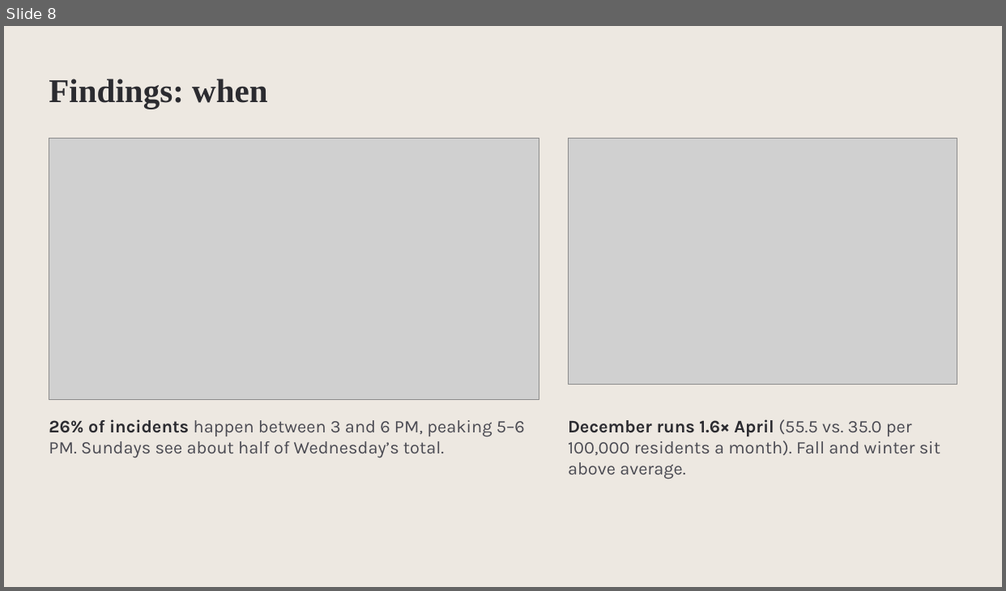
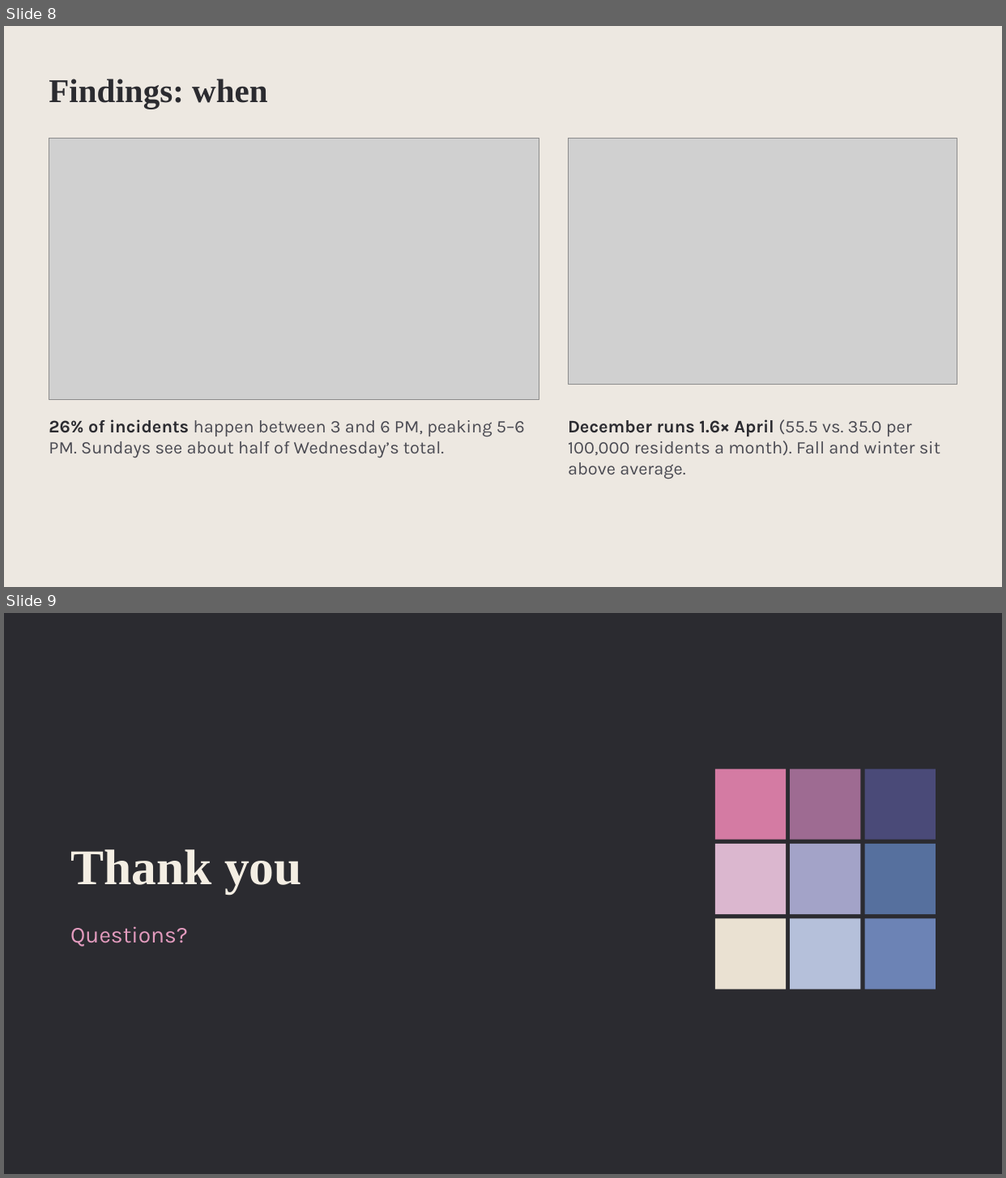
Before and after one commit to AdrianJulve/calgary-traffic-dashboard, a slide deck: Calgary_Traffic_Midpoint.pptx. Shown one above the other, each under a label of ours: slide 8 before the commit, slides 8 and 9 after it. The pictures are 1006x591 and 1006x1178 pixels, drawn with LibreOffice and Linux fonts; fonts in the diff are those of the drawing; grey boxes stand for pictures. Boxes give left, top, right and bottom in pixels: in the first picture for what was removed or moved away, otherwise in the second. Text is boxed around its words. In the diff, an @@ line names an element or a change of style, - is before the commit and + after.

```diff
--- a/Calgary_Traffic_Midpoint.pptx
+++ b/Calgary_Traffic_Midpoint.pptx
@@ slide 9 added at (x1=4, y1=613, x2=1002, y2=1174), background #2B2B30 @@
@@ rectangle added at (x1=715, y1=769, x2=786, y2=839), fill #D47BA3 @@
@@ rectangle added at (x1=790, y1=769, x2=860, y2=839), fill #9E6B92 @@
@@ rectangle added at (x1=865, y1=769, x2=936, y2=839), fill #4A4A78 @@
@@ title added at (x1=70, y1=850, x2=302, y2=894), 48 pt, text #F4EEE3, bold @@
+Thank you
@@ rectangle added at (x1=715, y1=844, x2=786, y2=914), fill #DBB7CF @@
@@ rectangle added at (x1=790, y1=844, x2=860, y2=914), fill #A3A3C8 @@
@@ rectangle added at (x1=865, y1=844, x2=936, y2=914), fill #56709E @@
@@ text added at (x1=70, y1=926, x2=188, y2=947), 22 pt, text #E39BBE @@
+Questions?
@@ rectangle added at (x1=715, y1=918, x2=786, y2=989), fill #EAE1D2 @@
@@ rectangle added at (x1=790, y1=918, x2=860, y2=989), fill #B5C0DA @@
@@ rectangle added at (x1=865, y1=918, x2=936, y2=989), fill #6C83B5 @@
```
Also in this commit, not shown: 3 slides changed, 2 other slides added, 3 slides removed.
